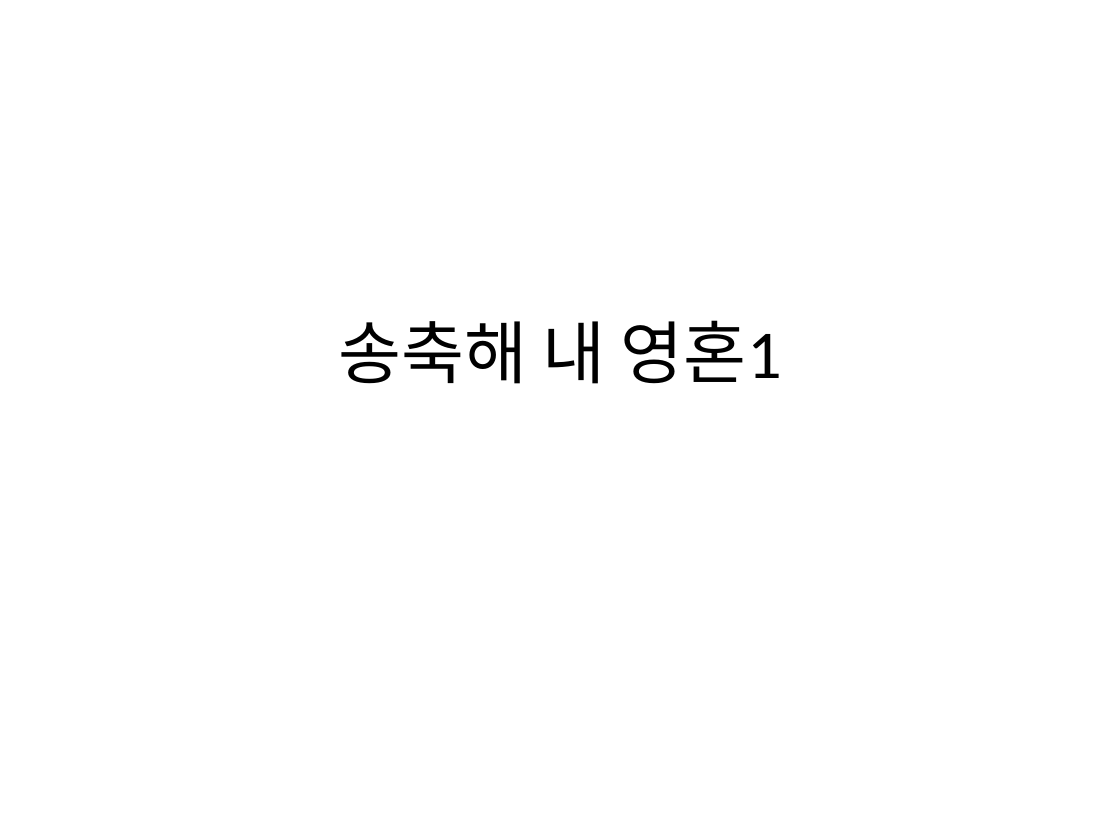
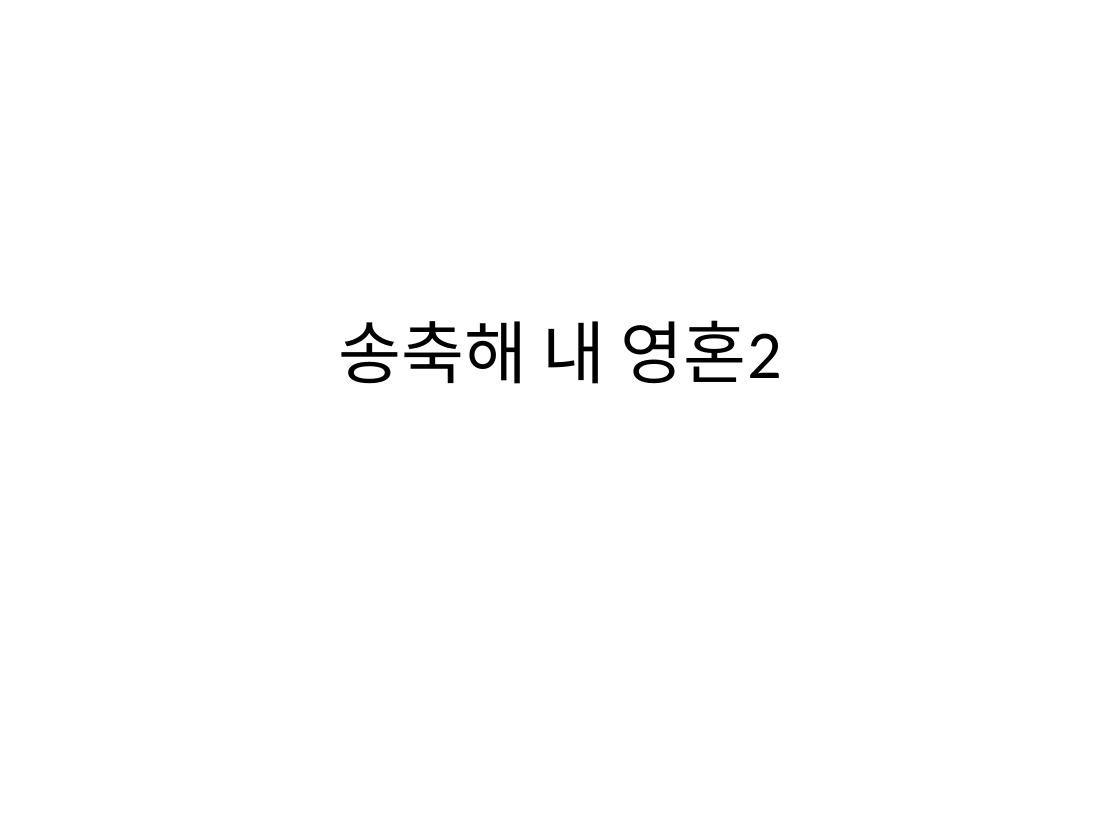
Before and after one commit to daeryuk/MusicSheetToPPT, a slide deck: slide 1 of static/output.pptx. Drawn at 1120x840 pixels with LibreOffice and Linux fonts; fonts in the diff are those of the drawing. Boxes give left, top, right and bottom in pixels: in the first picture for what was removed or moved away, otherwise in the second. Text is boxed around its words. In the diff, an @@ line names an element or a change of style, - is before the commit and + after.

```diff
--- a/static/output.pptx
+++ b/static/output.pptx
@@ title at [338, 320, 782, 384]: text changed @@
-송축해 내 영혼1
+송축해 내 영혼2
```
Also in this commit, not shown: 5 slides added, 6 slides removed, 2 other files.
